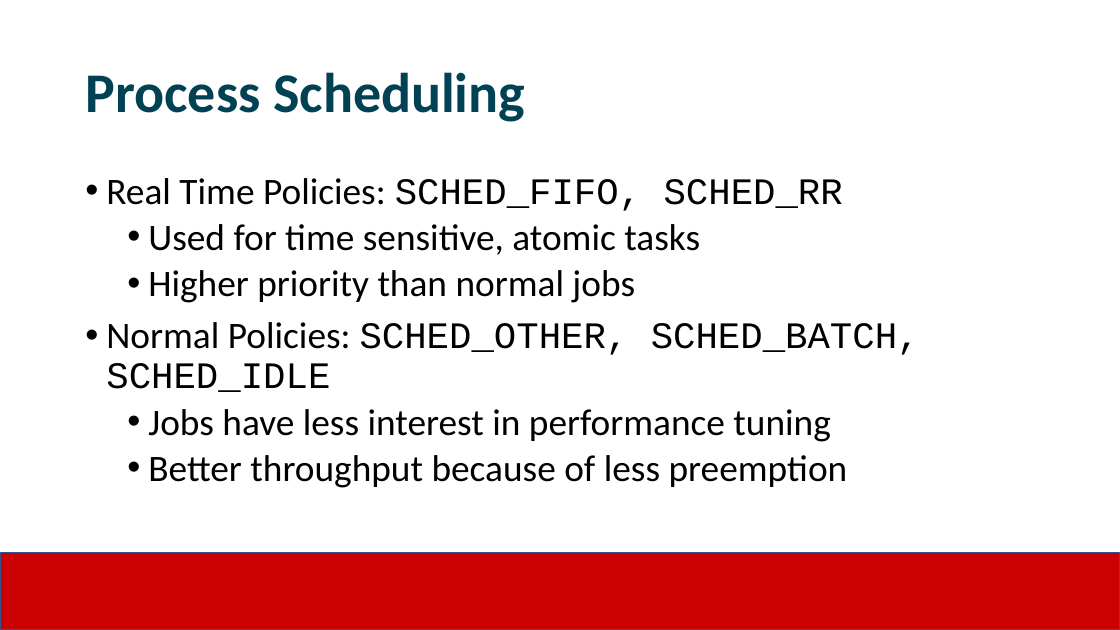
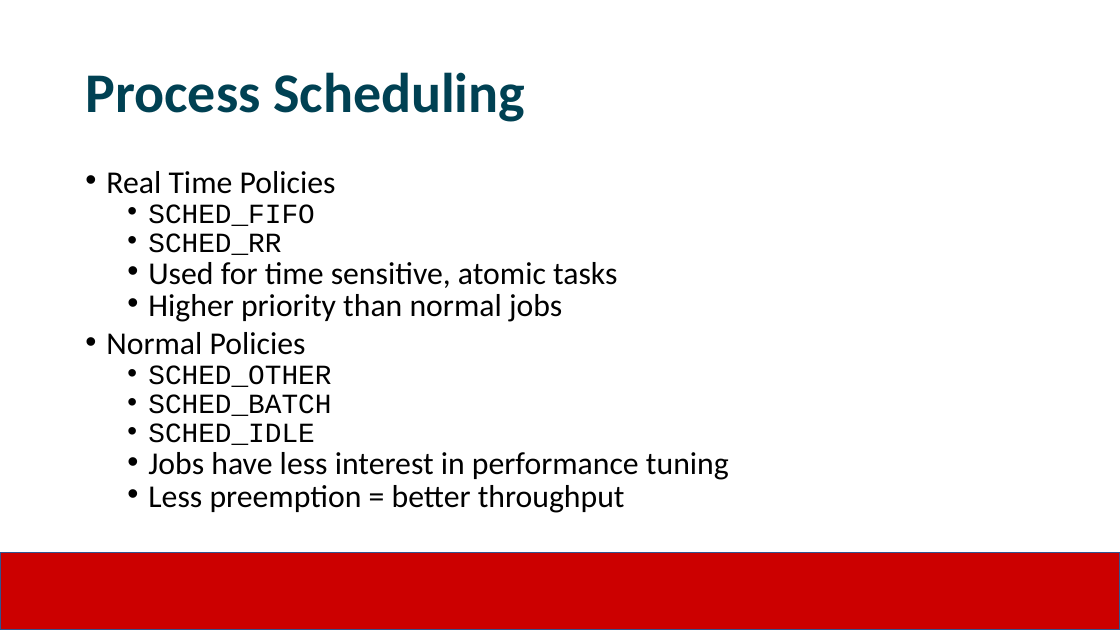
Before and after one commit to JimmyJHickey/Rambunctious-Homunculi, a slide deck: slide 5 of reports/RedHat_Presentation.pptx. Drawn at 1120x630 pixels with LibreOffice and Linux fonts; fonts in the diff are those of the drawing; background and template pictures are left out. Boxes give left, top, right and bottom in pixels: in the first picture for what was removed or moved away, otherwise in the second. Text is boxed around its words. In the diff, an @@ line names an element or a change of style, - is before the commit and + after.

```diff
--- a/reports/RedHat_Presentation.pptx
+++ b/reports/RedHat_Presentation.pptx
@@ text at (x1=106, y1=171, x2=336, y2=255): text changed; size 32 to 23.8 pt @@
-• Real Time Policies: SCHED_FIFO, SCHED_RR
+• Real Time Policies
+  • SCHED_FIFO
+  • SCHED_RR
@@ text at (x1=148, y1=262, x2=729, y2=480): size 32 to 27.2 pt in "Used for time sensitive, atomic tasks", "Higher priority than normal jobs", "Jobs have less interest in performance tuning"; line spacing 0.9 to 0.7 @@
@@ text at (x1=106, y1=332, x2=331, y2=445): text changed; size 32 to 23.8 pt @@
-• Normal Policies: SCHED_OTHER, SCHED_BATCH, SCHED_IDLE
+• Normal Policies
+  • SCHED_OTHER
+  • SCHED_BATCH
+  • SCHED_IDLE
@@ text at (x1=148, y1=485, x2=625, y2=513): text changed; size 32 to 27.2 pt @@
-  • Better throughput because of less preemption
+  • Less preemption = better throughput
```
Also in this commit, not shown: 4 other slides changed, 1 slide added, 3 other files.
